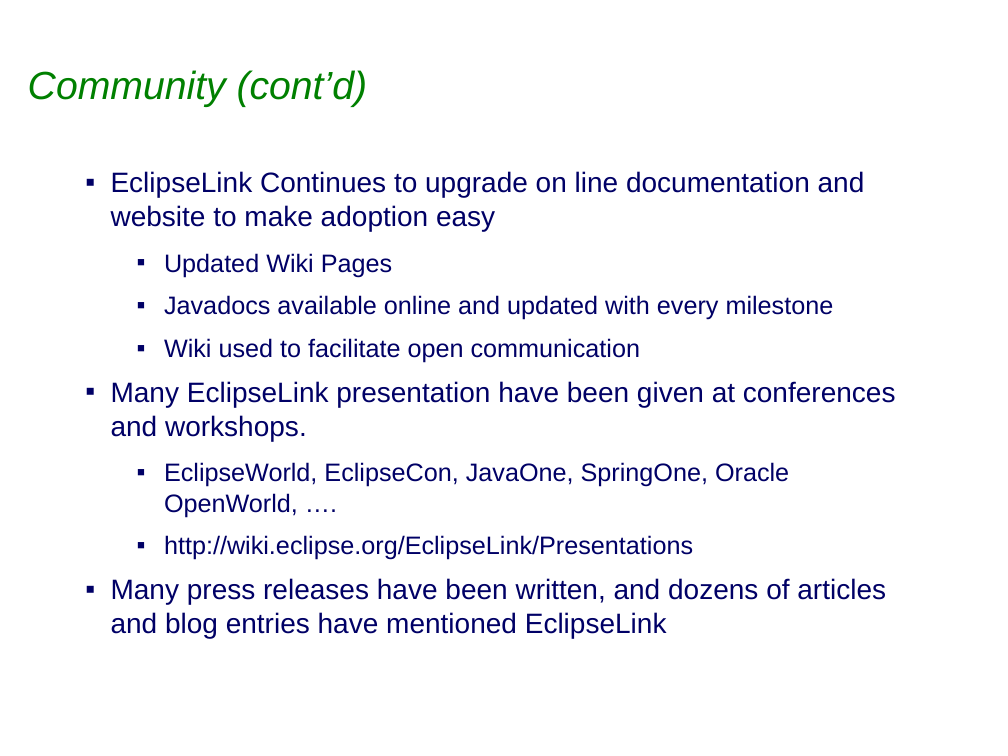
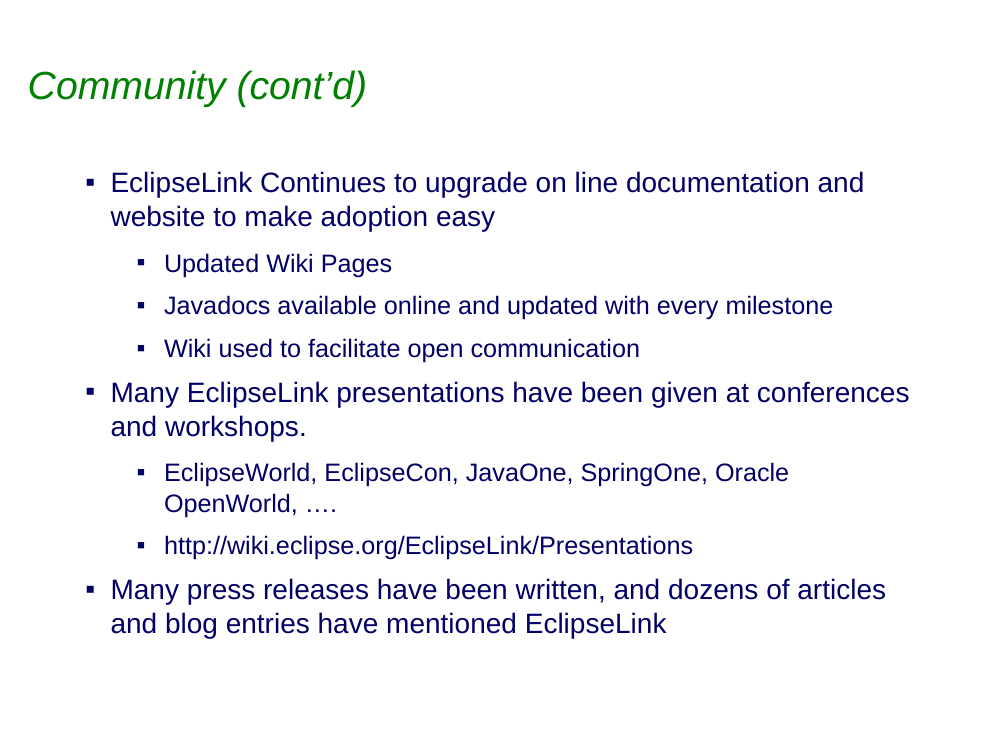
Before and after one commit to eclipse-ee4j/eclipselink, a slide deck: slide 11 of project-admin/Eclipselink_1.2.0_Release_Review.ppt (slide 12 before the commit). Drawn at 1008x756 pixels with LibreOffice and Linux fonts; fonts in the diff are those of the drawing; background and template pictures are left out. Boxes give left, top, right and bottom in pixels: in the first picture for what was removed or moved away, otherwise in the second. Text is boxed around its words. In the diff, an @@ line names an element or a change of style, - is before the commit and + after.

```diff
--- a/project-admin/Eclipselink_1.2.0_Release_Review.ppt
+++ b/project-admin/Eclipselink_1.2.0_Release_Review.ppt
@@ text at <box>111,381,910,441</box>: text changed @@
-▪ Many EclipseLink presentation have been given at conferences and workshops.
+▪ Many EclipseLink presentations have been given at conferences and workshops.
```
Also in this commit, not shown: 5 other slides changed, 1 slide removed.
